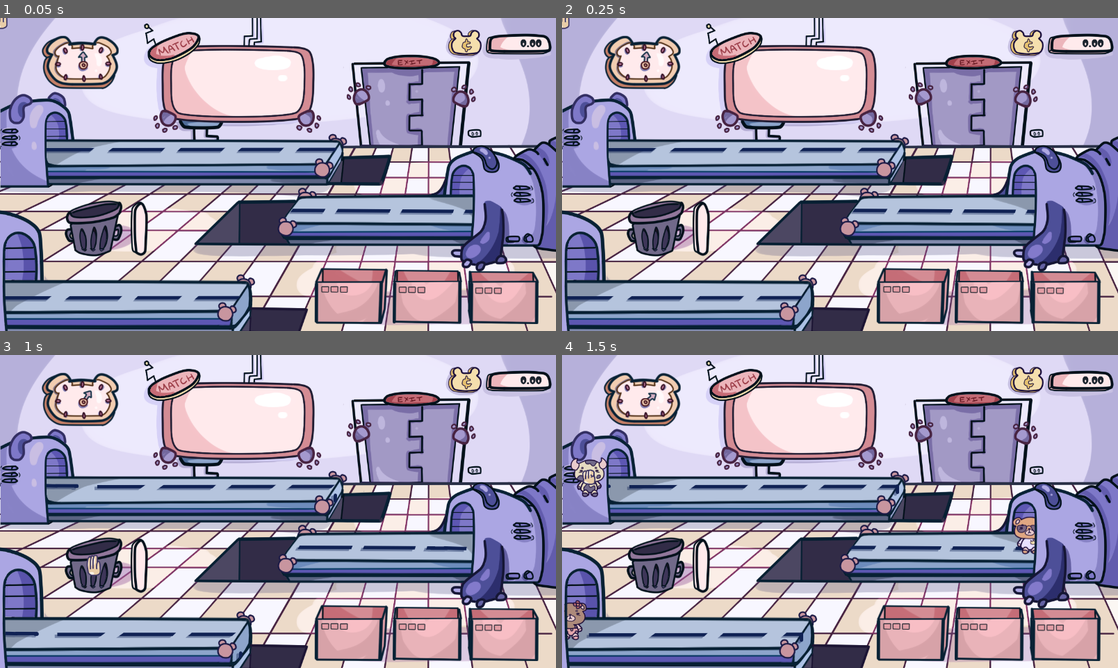
Above: before the commit, frames 1-4 (two rows, left to right).
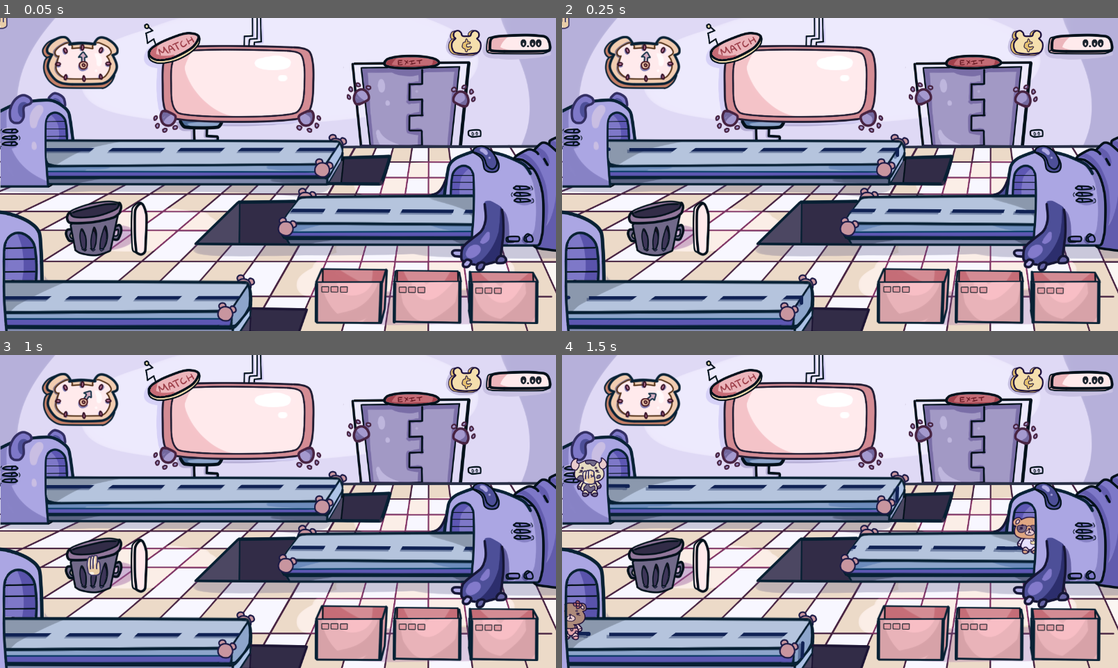
Above: after the commit, the same moments.

Repository: krasi070/GMTK-Game-Jam-2021
Game: Godot game, scene res://Main.tscn
The game is run twice, just before and just after one commit, with the same random seed, the same clock (stepped at 60 frames per second) and the same inputs.
Inputs (mouse positions are in pixels of both pictures, inside the frame that each line leads up to):
- Up to frame 1 (0.05 s): no input
- Up to frame 2 (0.25 s): no input
- Up to frame 3 (1 s): move the mouse to (94, 564) at 0.52 s; hold Space (next_level) from 0.53 s (still down); click (94, 564) at 0.67 s
- Up to frame 4 (1.5 s): move the mouse to (589, 477) at 1.27 s; release Space (next_level) at 1.28 s; tap R (replay) at 1.35 s; click (589, 477) at 1.42 s

Frame 1 is identical in both runs. In frame 2, 1.1% of the frame differs, in the area x 1-85%, y 41-93%; in frame 3, 1.1%; in frame 4, 1.5%, in the area x 1-85%, y 41-98%.

Commit message:
Turn loose numbers into constants

Diff:
--- a/Bear-tter Together (Post-Jam Ver.)/Main.tscn
+++ b/Bear-tter Together (Post-Jam Ver.)/Main.tscn
@@ -69,6 +69,7 @@
 z_index = 1
 frames = SubResource( 1 )
 animation = "run"
+frame = 2
 playing = true
 offset = Vector2( 0, 85 )
 
--- a/Bear-tter Together (Post-Jam Ver.)/scripts/Box.gd
+++ b/Bear-tter Together (Post-Jam Ver.)/scripts/Box.gd
@@ -3,6 +3,10 @@
 signal matched
 
 const TIME_TO_REMAIN_AFTER_FULL = 1
+const ITEM_LIMIT := 2
+const PITCH_SCALE_MIN := 0.5
+const PITCH_SCALE_MAX := 4
+const HOVER_ENLARGE_AMOUNT := Vector2(0.05, 0.05)
 
 var is_mouse_in := false
 var interactable := true
@@ -70,13 +74,13 @@
 func _on_Box_item_dropped(item) -> void:
 	if is_mouse_in and interactable:
 		var size := items_inside.size()
-		if size < 2:
+		if size < ITEM_LIMIT:
 			icon_pos[size].add_child(item_info.icons[item.type].instance())
 			items_inside.append(item.type)
 			animation.play("enlarge")
 			player.drop()
 			_play_box_sfx()
-		if items_inside.size() == 2:
+		if items_inside.size() == ITEM_LIMIT:
 			_check_box()
 
 
@@ -127,7 +131,7 @@
 func _on_Box_mouse_entered() -> void:
 	is_mouse_in = true
 	if player.has_item() and interactable:
-		scale = Vector2(1.05, 1.05)
+		scale += HOVER_ENLARGE_AMOUNT
 
 
 func _on_Box_mouse_exited() -> void:
@@ -151,5 +155,5 @@
 func _play_box_sfx() -> void:
 	var rand_index := randi() % box_audio_container.get_child_count()
 	var audio : AudioStreamPlayer = box_audio_container.get_child(rand_index)
-	audio.pitch_scale = rand_range(0.5, 4)
+	audio.pitch_scale = rand_range(PITCH_SCALE_MIN, PITCH_SCALE_MAX)
 	audio.play()
